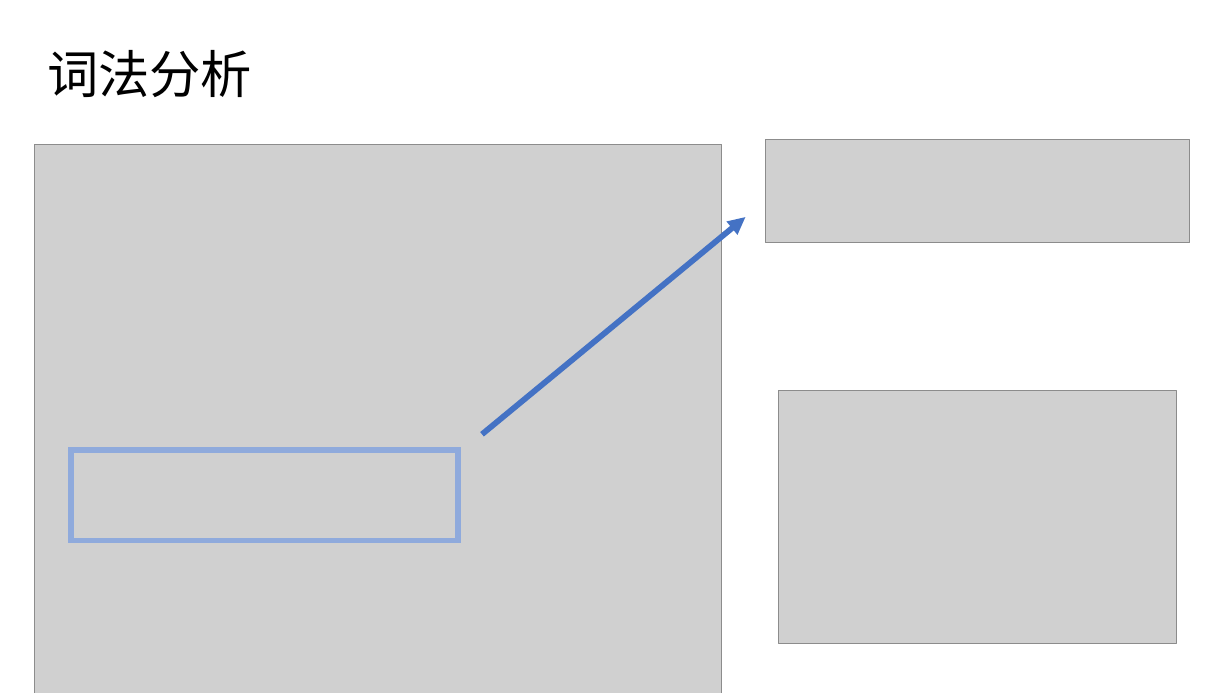
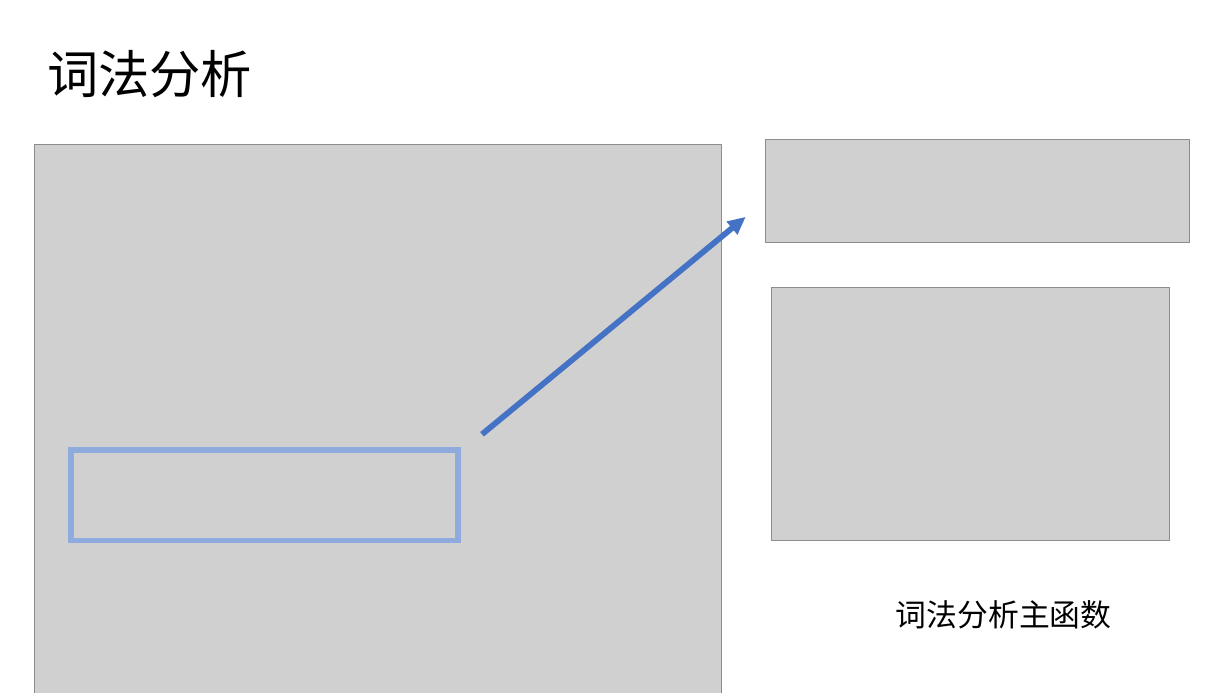
Before and after one commit to bupt-juniorTeam/OpenArkCompiler, a slide deck: slide 6 of 方舟编译器源码分析初稿.pptx. Drawn at 1232x693 pixels with LibreOffice and Linux fonts; fonts in the diff are those of the drawing; grey boxes stand for pictures. Boxes give left, top, right and bottom in pixels: in the first picture for what was removed or moved away, otherwise in the second. Text is boxed around its words. In the diff, an @@ line names an element or a change of style, - is before the commit and + after.

```diff
--- a/方舟编译器源码分析初稿.pptx
+++ b/方舟编译器源码分析初稿.pptx
@@ picture: place and size @@
-picture at bbox=[779, 390, 1177, 643]
+picture at bbox=[772, 287, 1169, 541]
@@ text added at bbox=[896, 600, 1112, 629], 24 pt, text #000000 @@
+词法分析主函数
```
Also in this commit, not shown: 3 other slides changed, 1 slide removed.
